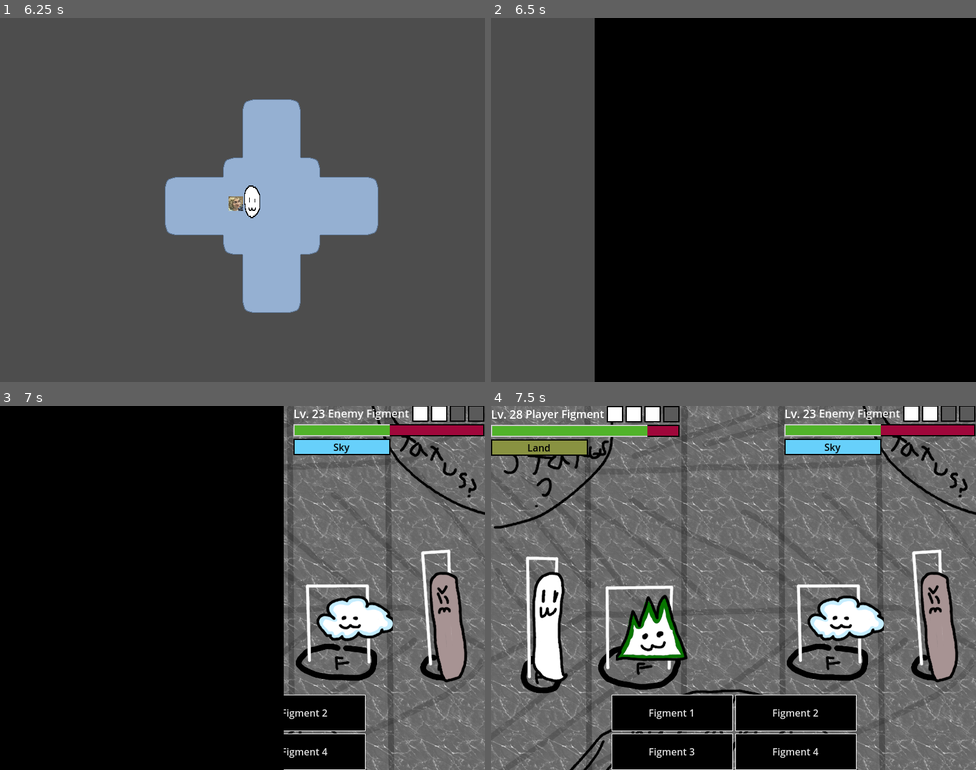
Above: before the commit, frames 1-4 (two rows, left to right).
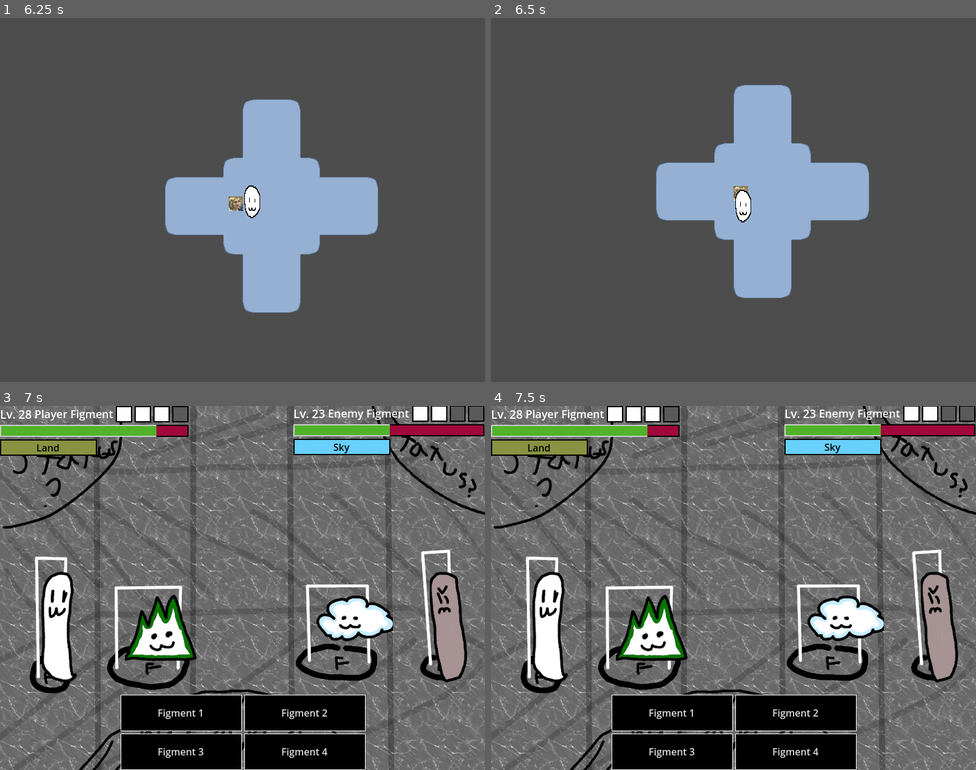
Above: after the commit, the same moments.

Repository: RubeculaBee/dream-catcher
Game: Godot game, scene res://Scenes/game.tscn
Two runs of this game, one before a commit and one after it. Both use one fixed random seed, a clock stepped at 60 frames per second and the inputs below.
Inputs (mouse positions are in pixels of both pictures, inside the frame that each line leads up to):
- Up to frame 1 (6.25 s): click "Start Game" at 0.5 s; tap Enter at 1.25 s; move the mouse to (349, 181) at 1.27 s; hold Right (right) 1.28-2.03 s; click (349, 181) at 1.35 s; move the mouse to (145, 218) at 2.02 s; hold Down (down) 2.03-2.78 s; click (145, 218) at 2.1 s; move the mouse to (291, 119) at 2.77 s; hold Right (right) 2.78-3.53 s; click (291, 119) at 2.85 s; move the mouse to (218, 272) at 3.52 s; hold Up (up) 3.53-4.28 s; click (218, 272) at 3.6 s; move the mouse to (388, 254) at 4.27 s; hold Left (left) 4.28-5.78 s; click (388, 254) at 4.35 s; move the mouse to (97, 145) at 5.02 s; click (97, 145) at 5.1 s; move the mouse to (266, 200) at 5.77 s; hold Down (down) from 5.78 s (still down); click (266, 200) at 5.85 s
- Up to frame 2 (6.5 s): keep holding Down (down)
- Up to frame 3 (7 s): move the mouse to (169, 497) at 6.52 s; release Down (down) at 6.53 s; hold Right (right) from 6.53 s (still down); click (169, 497) at 6.6 s
- Up to frame 4 (7.5 s): move the mouse to (840, 569) at 7.27 s; release Right (right) at 7.28 s; hold Up (up) from 7.28 s (still down); click (840, 569) at 7.35 s

Frame 1 is identical in both runs. In frame 2, 79% of the frame differs, in the area x 21-100%, y 0-100%; in frame 3, 50%; in frame 4, nothing differs.

Commit message:
fixed bug: no longer able to start multiple battles at the same time

Diff:
--- a/Scripts/game_manager.gd
+++ b/Scripts/game_manager.gd
@@ -16,10 +16,13 @@
 var enemies: Enemies
 var screen_transitions: Array	# An array of all the screen transitions in the current room
 
-# Exports(?)
+# Other
 @export var start_room: PackedScene ## the room that should be loaded when the game starts
 
-# Contants
+var state
+enum {BATTLE, OVERWORLD}
+
+# Constants
 const player_path: String = "res://Scenes/Gameobjects/player.tscn"	# The location of the player scene file
 const camera_path: String = "res://Scenes/Gameobjects/player_camera.tscn" # the location of the camera scene file
 const battle_path: String = "res://Scenes/BattleScene/battle.tscn" # The location of the battle scene
@@ -34,6 +37,7 @@
 	load_overworld()
 
 func load_overworld():
+	state = OVERWORLD
 	current_room = start_room.instantiate()
 	get_node("Rooms").add_child(current_room)
 
@@ -82,6 +86,10 @@
 
 # also known as: enterBattle(enemy: Enemy)
 func doGarrett(enemy: Enemy):
+	if state != OVERWORLD:
+		return
+
+	state = BATTLE
 	print(enemy)
 	last_room = get_node("Rooms").get_child(0)
 
@@ -96,6 +104,7 @@
 	get_node("BattleContainer").add_child(battleScene)
 
 func _on_battleScene_flee_confirmed():
+	state = OVERWORLD
 	var container: Node = get_node("BattleContainer")
 
 	camera.swipe_transition()
